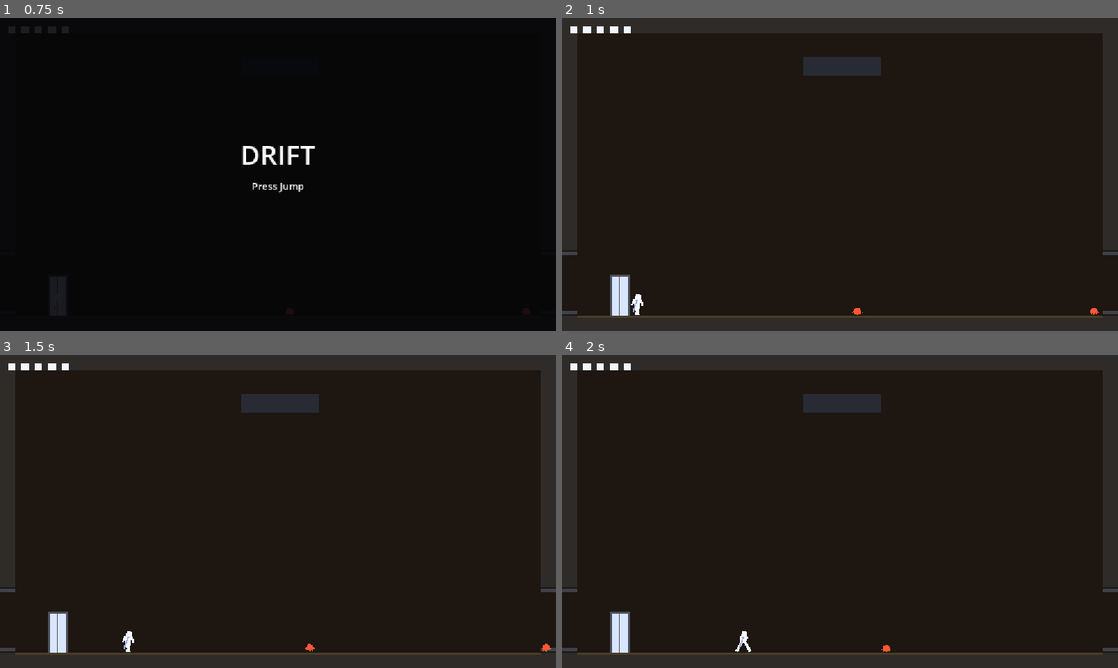
Above: before the commit, frames 1-4 (two rows, left to right).
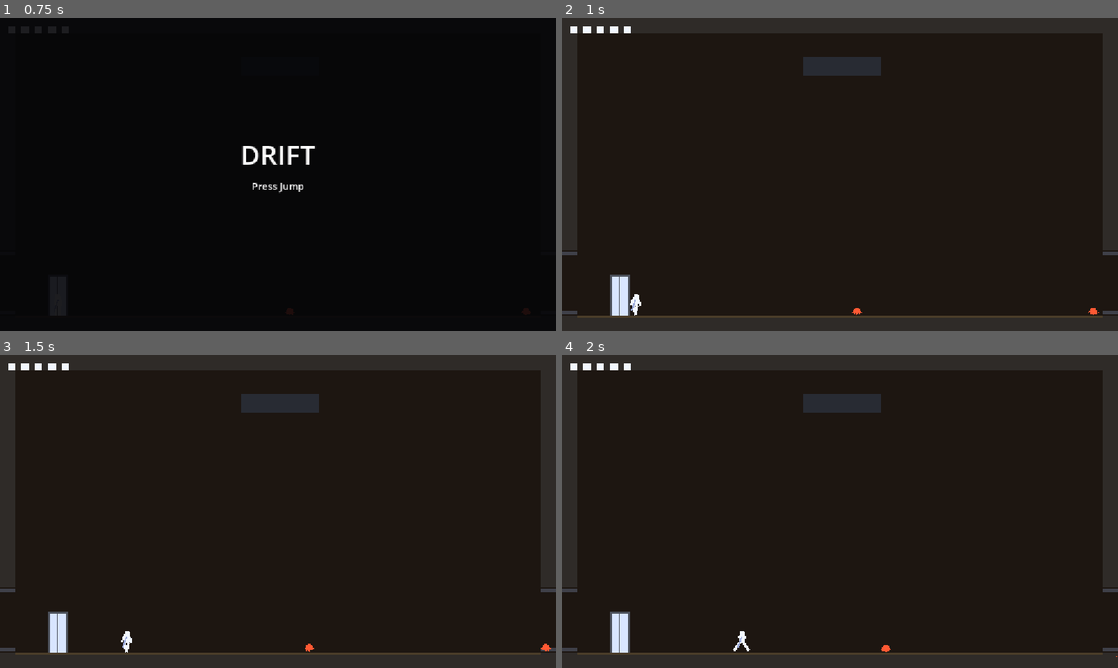
Above: after the commit, the same moments.

Repository: jeisenback/gooselamp-poc
Game: Godot game, scene res://scenes/Main.tscn
Two runs of this game, one before a commit and one after it. Both use one fixed random seed, a clock stepped at 60 frames per second and the inputs below.
Inputs (mouse positions are in pixels of both pictures, inside the frame that each line leads up to):
- Up to frame 1 (0.75 s): tap Enter at 0.5 s; move the mouse to (400, 158) at 0.52 s; hold D (move_right) from 0.53 s (still down); tap C (fire) at 0.6 s; click (400, 158) at 0.67 s
- Up to frame 2 (1 s): keep holding D (move_right); tap Space (jump) at 0.77 s
- Up to frame 3 (1.5 s): keep holding D (move_right); move the mouse to (166, 527) at 1.27 s; tap Shift (grab) at 1.35 s
- Up to frame 4 (2 s): keep holding D (move_right); tap Space (jump) at 1.52 s

Frame 1 is identical in both runs. In frame 2, less than 0.1% of the frame differs, in the area x 12-97%, y 88-96%; in frame 3, less than 0.1%; in frame 4, less than 0.1%, in the area x 30-100%, y 88-97%.

Commit message:
Physics interpolation, so movement renders smoothly at any refresh rate
Room swaps and respawns reset the interpolation so a teleport does not
smear across a frame.

Co-Authored-By: Claude Fable 5.1 <noreply@anthropic.com>
Claude-Session: https://claude.ai/code/session_012EQo3T3qMdBRqhJainQqiA

Diff:
--- a/project.godot
+++ b/project.godot
@@ -64,6 +64,11 @@
 "events": [Object(InputEventKey,"resource_local_to_scene":false,"resource_name":"","device":-1,"window_id":0,"alt_press …(653 unchanged characters)…
 }
 
+[physics]
+
+common/physics_interpolation=true
+common/physics_jitter_fix=0.0
+
 [rendering]
 
 renderer/rendering_method="gl_compatibility"
--- a/scripts/game.gd
+++ b/scripts/game.gd
@@ -69,6 +69,8 @@
 	camera.limit_bottom = int(b.end.y)
 	camera.global_position = player.global_position
 	camera.reset_smoothing()
+	player.reset_physics_interpolation() # a teleport, not a move: no smear from the old room
+	camera.reset_physics_interpolation()
 	WorldState.visit(room_name)
 	$Map.set_current(room_name)
 	_cooldown = SWAP_COOLDOWN
--- a/scripts/player.gd
+++ b/scripts/player.gd
@@ -124,6 +124,7 @@
 	grabbed = false
 	jumping = false
 	global_position = at
+	reset_physics_interpolation()
 	heal_full()
 
 ## True when outside every compartment or when the last one entered has no gravity.
